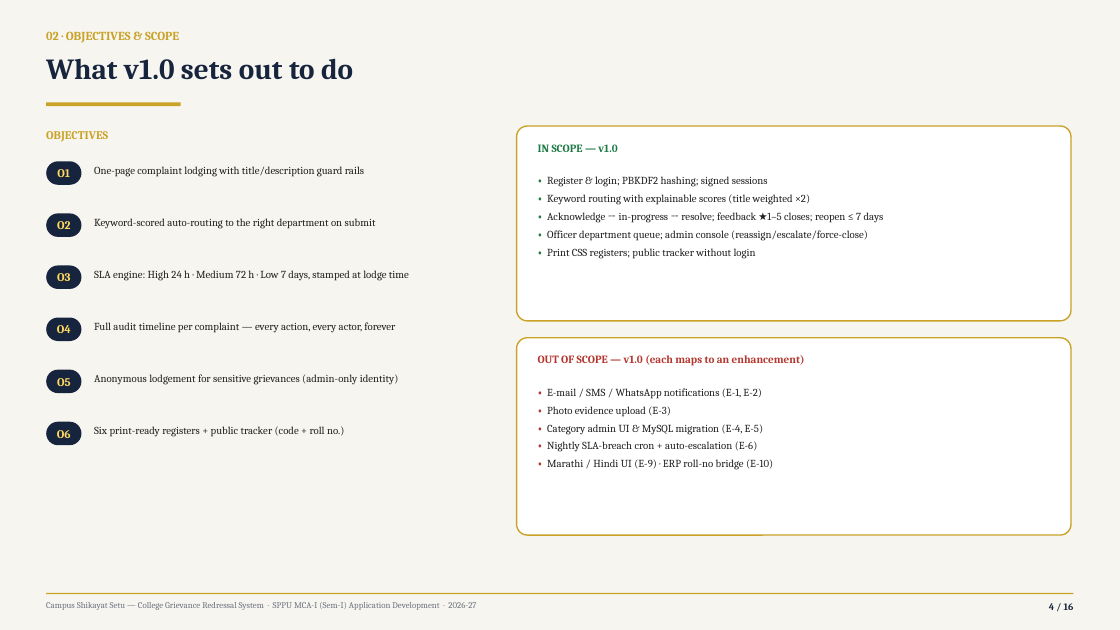
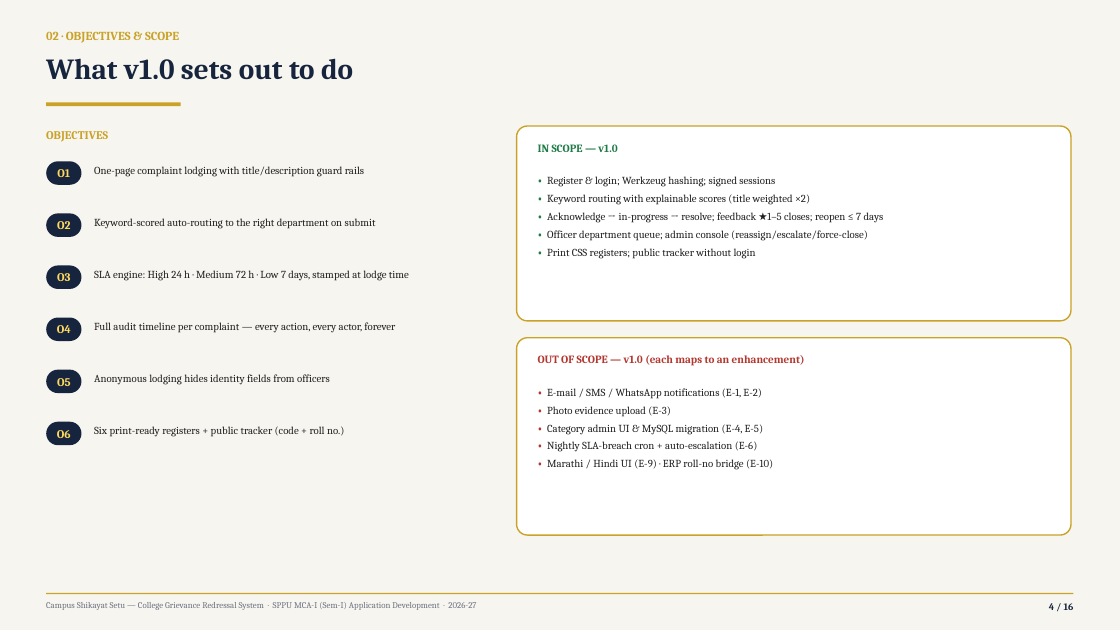
Before and after one commit to Yashwant-git392/Yashwant-git392, a slide deck: slide 4 of shikayat-setu/presentation/CampusShikayatSetu_MCA-Mini-Project_Review.pptx. Drawn at 1120x630 pixels with LibreOffice and Linux fonts; fonts in the diff are those of the drawing. Boxes give left, top, right and bottom in pixels: in the first picture for what was removed or moved away, otherwise in the second. Text is boxed around its words. In the diff, an @@ line names an element or a change of style, - is before the commit and + after.

```diff
--- a/shikayat-setu/presentation/CampusShikayatSetu_MCA-Mini-Project_Review.pptx
+++ b/shikayat-setu/presentation/CampusShikayatSetu_MCA-Mini-Project_Review.pptx
@@ text at [547, 176, 775, 187]: text changed @@
-• Register & login; PBKDF2 hashing; signed sessions
+• Register & login; Werkzeug hashing; signed sessions
@@ text at [94, 374, 330, 385]: text changed @@
-Anonymous lodgement for sensitive grievances (admin-only identity)
+Anonymous lodging hides identity fields from officers
```
Also in this commit, not shown: 11 other slides changed, 23 other files.
